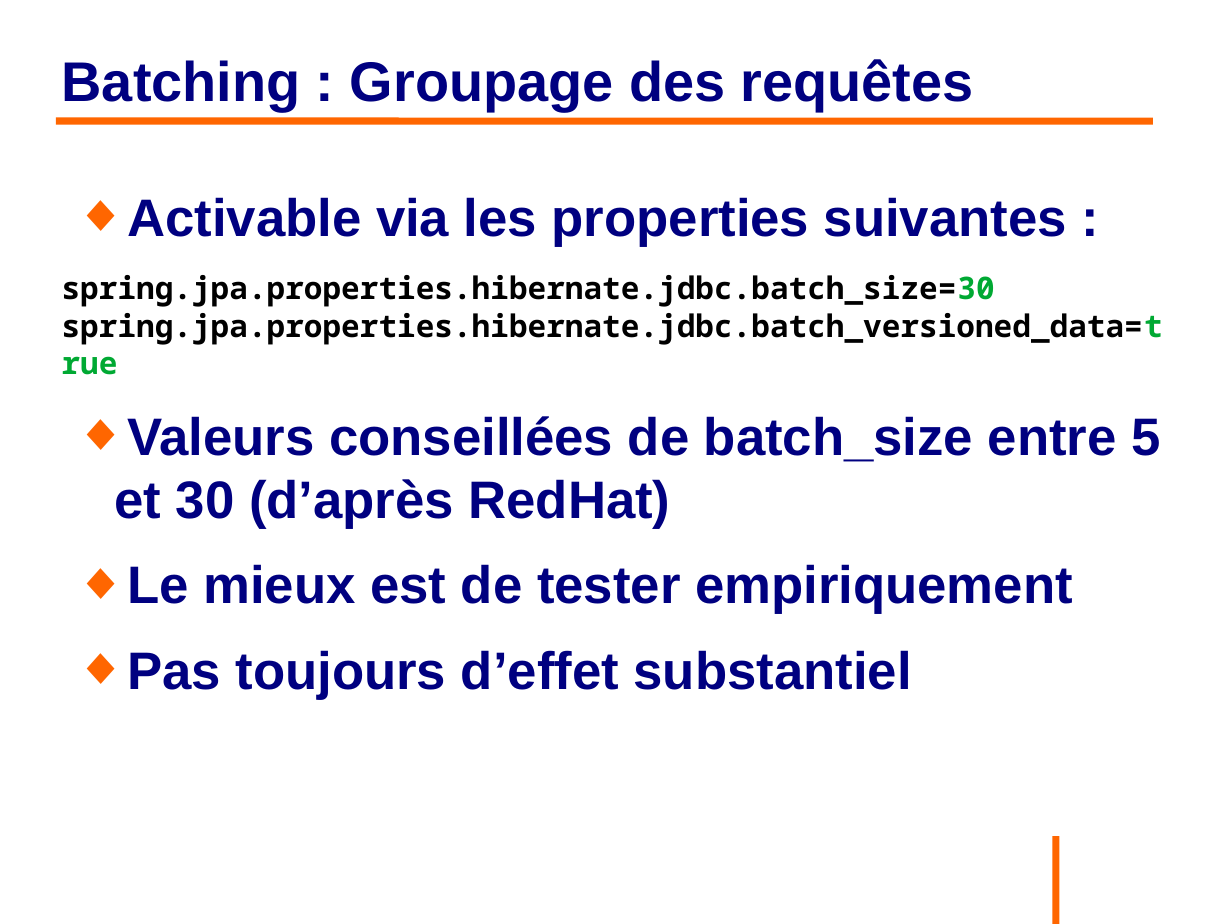
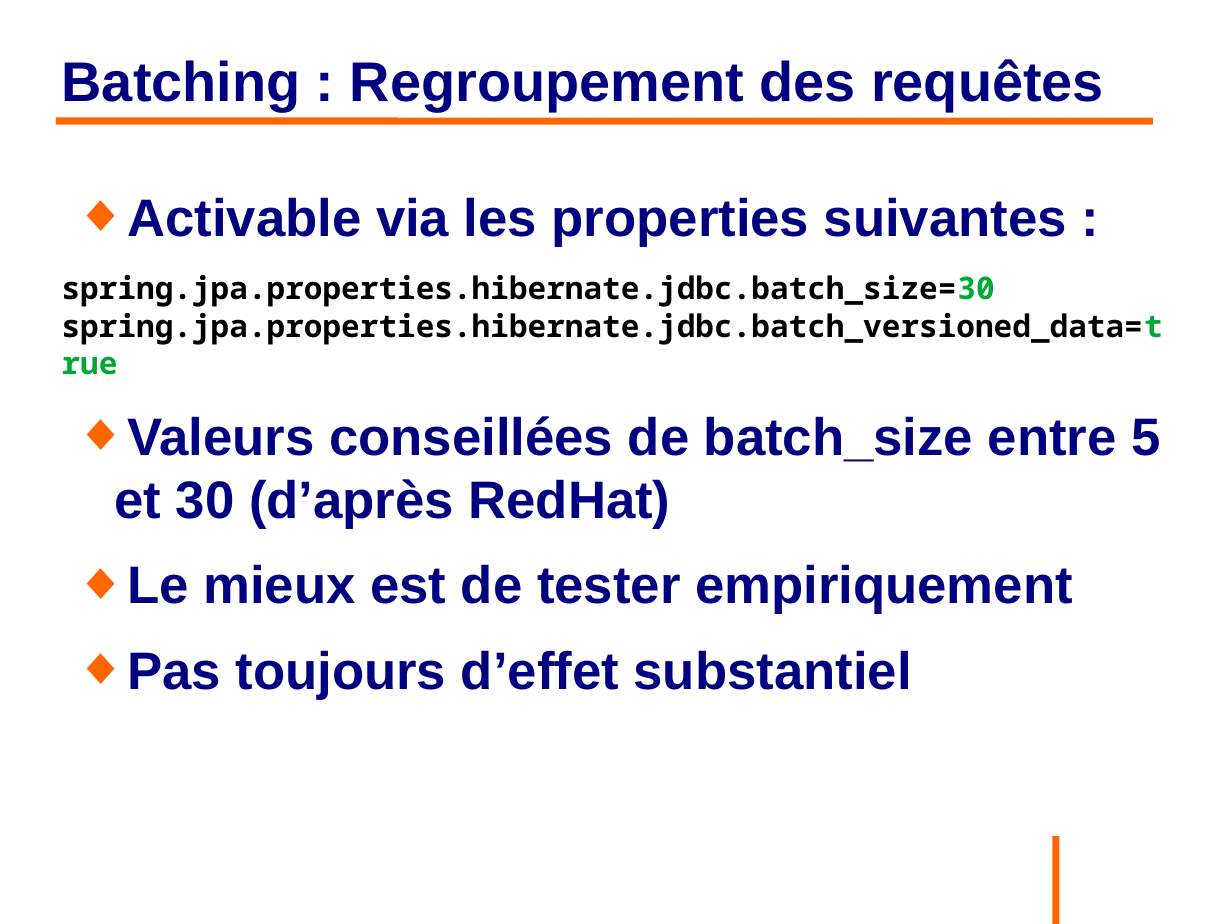
Before and after one commit to philphils/formation-hibernate-avancee, a slide deck: slide 18 of Documentation/diapo_formation_hibernate_avancee.odp. Drawn at 1232x924 pixels with LibreOffice and Linux fonts; fonts in the diff are those of the drawing; background and template pictures are left out. Boxes give left, top, right and bottom in pixels: in the first picture for what was removed or moved away, otherwise in the second. Text is boxed around its words. In the diff, an @@ line names an element or a change of style, - is before the commit and + after.

```diff
--- a/Documentation/diapo_formation_hibernate_avancee.odp
+++ b/Documentation/diapo_formation_hibernate_avancee.odp
@@ title at (62,59,1104,111): text changed @@
-Batching : Groupage des requêtes
+Batching : Regroupement des requêtes
```
Also in this commit, not shown: 8 other slides changed.
